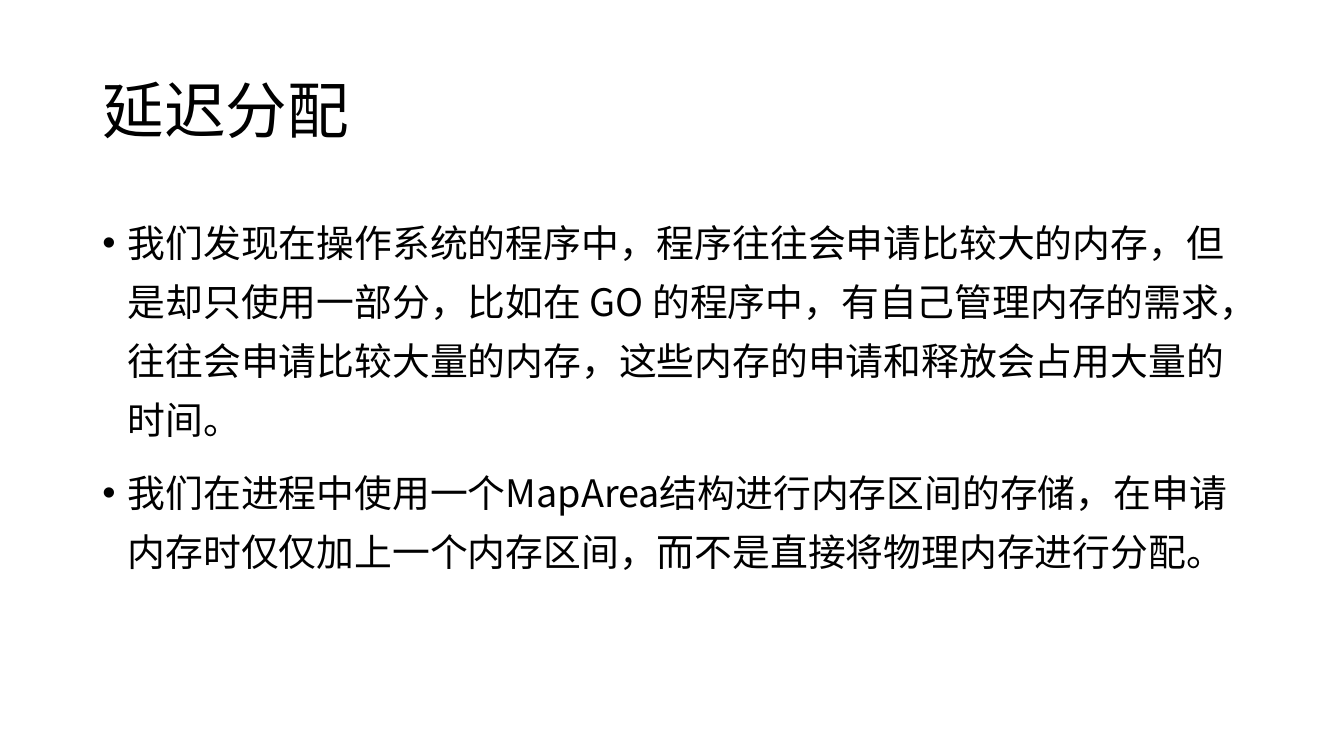
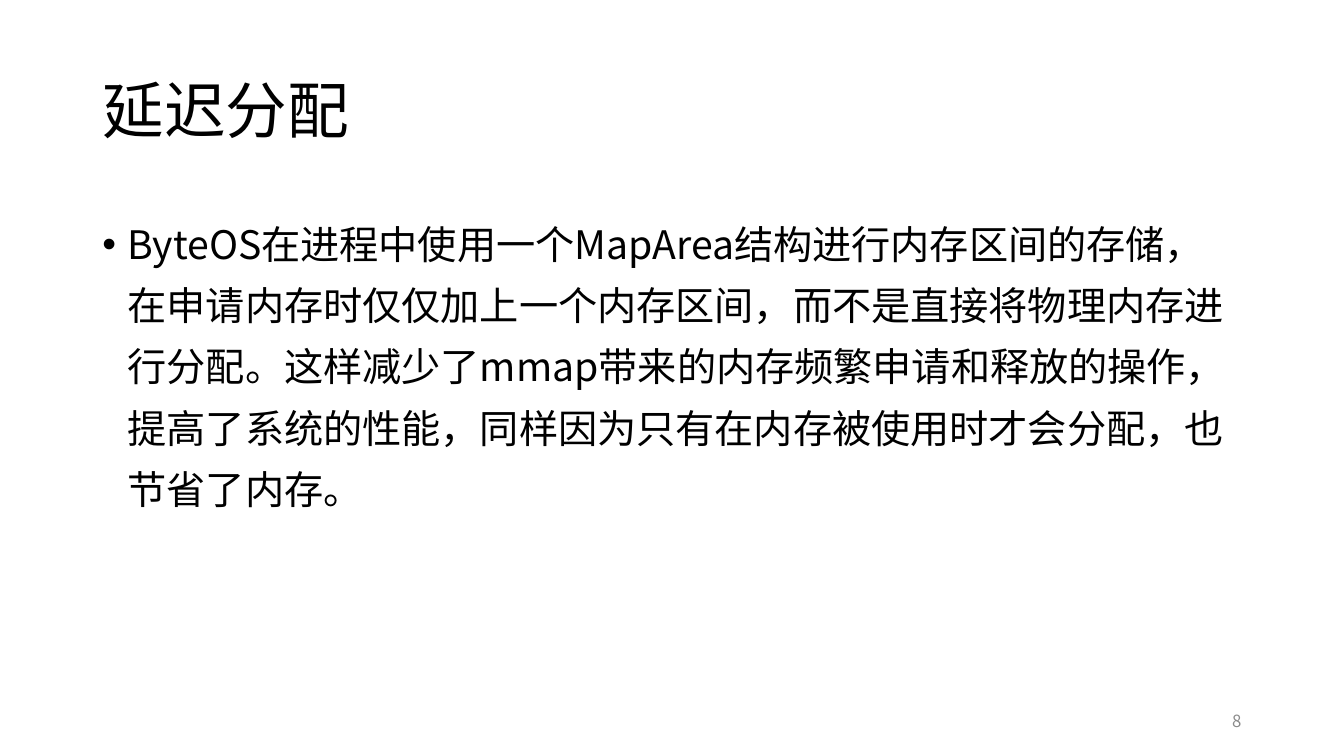
Before and after one commit to Byte-OS/ByteOS, a slide deck: slide 8 of docs/ByteOS设计分享.pptx. Drawn at 1344x756 pixels with LibreOffice and Linux fonts; fonts in the diff are those of the drawing. Boxes give left, top, right and bottom in pixels: in the first picture for what was removed or moved away, otherwise in the second. Text is boxed around its words. In the diff, an @@ line names an element or a change of style, - is before the commit and + after.

```diff
--- a/docs/ByteOS设计分享.pptx
+++ b/docs/ByteOS设计分享.pptx
@@ text at (128,226,1225,508): text changed; size 27 to 28 pt @@
-• 我们发现在操作系统的程序中，程序往往会申请比较大的内存，但是却只使用一部分，比如在 GO 的程序中，有自己管理内存的需求，往往会申请比较大量的内存，这些内存的申请和释放会占用大量的时间。
-• 我们在进程中使用一个MapArea结构进行内存区间的存储，在申请内存时仅仅加上一个内存区间，而不是直接将物理内存进行分配。
+• ByteOS在进程中使用一个MapArea结构进行内存区间的存储，在申请内存时仅仅加上一个内存区间，而不是直接将物理内存进行分配。这样减少了mmap带来的内存频繁申请和释放的操作，提高了系统的性能，同样因为只有在内存被使用时才会分配，也节省了内存。
@@ page number added at (1232,714,1241,727), 12 pt, text #8C8C8C @@
+8
```
Also in this commit, not shown: 15 other slides changed, 1 slide added, 1 slide removed.
